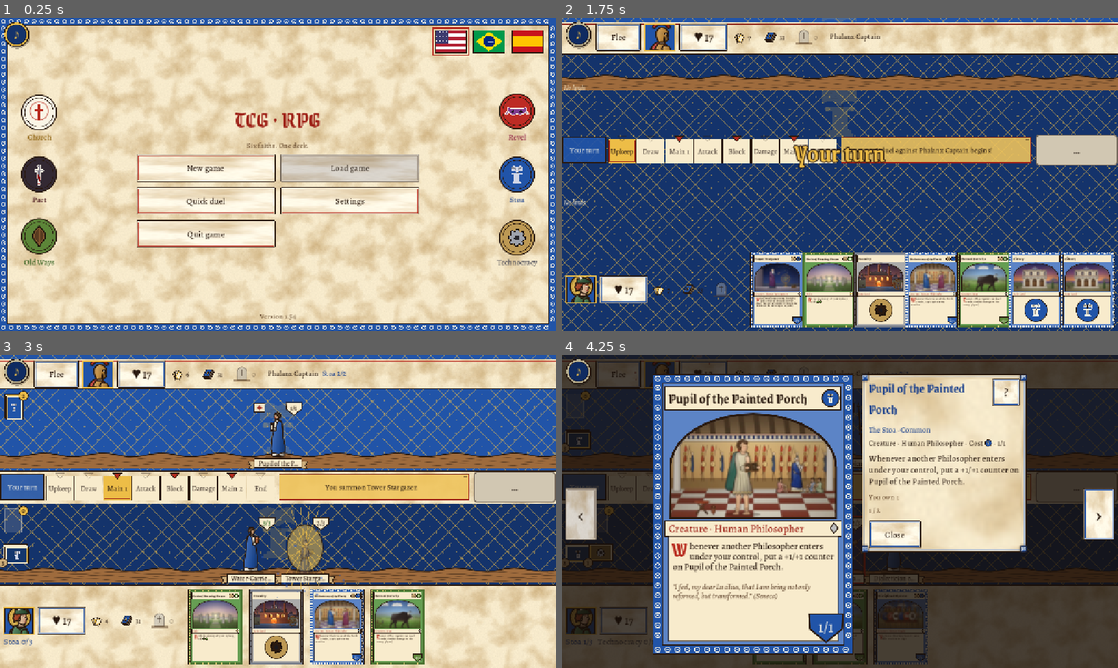
Above: before the commit, frames 1-4 (two rows, left to right).
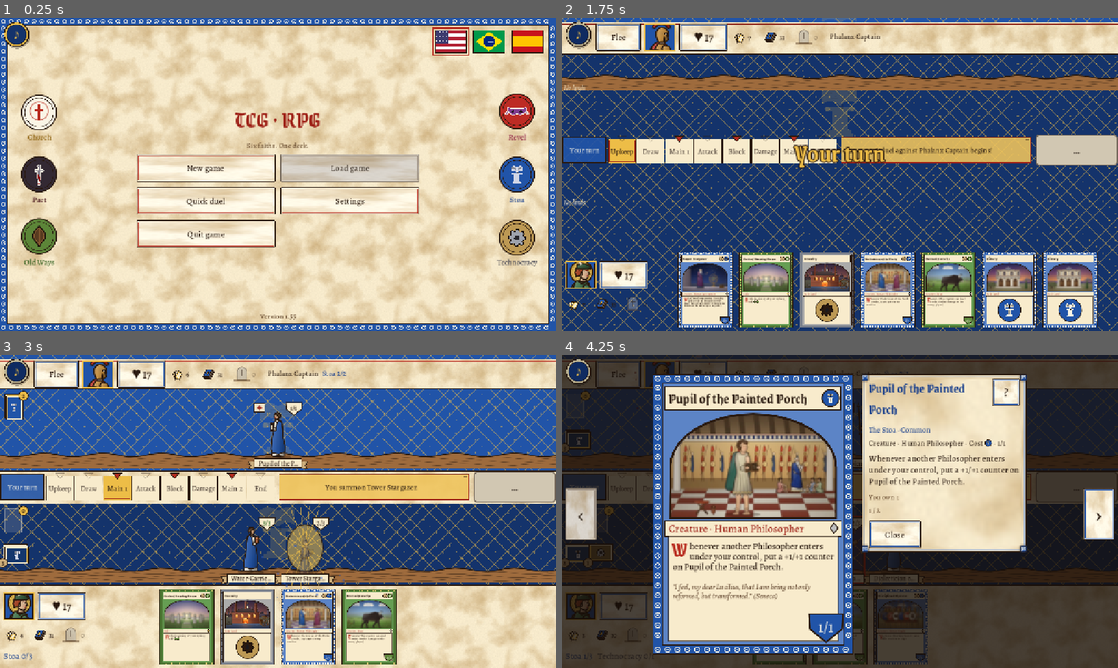
Above: after the commit, the same moments.

Repository: cavaleirobrancopensante/TCG-RPG
Game: Godot game, scene res://tests/smoke_test.tscn
Two runs of this game, one before a commit and one after it. Both use one fixed random seed, a clock stepped at 60 frames per second and the inputs below. This scene is started directly instead of the project's main scene.
Inputs (mouse positions are in pixels of both pictures, inside the frame that each line leads up to):
- Up to frame 1 (0.25 s): no input
- Up to frame 2 (1.75 s): tap Enter at 0.5, 0.6 s; move the mouse to (962, 158) at 0.52 s; hold Right (ui_right) 0.53-1.25 s; click (962, 158) at 0.67 s; tap Space at 0.77 s; drag from (728, 190) to (812, 237) at 1.27 s
- Up to frame 3 (3 s): move the mouse to (278, 511) at 2.02 s; hold Right (ui_right) 2.03-2.75 s; tap M at 2.1 s; click (278, 511) at 2.17 s; drag from (27, 430) to (111, 464) at 2.77 s
- Up to frame 4 (4.25 s): drag from (812, 436) to (867, 511) at 3.52 s

The runs differ from the first frame. In frame 1, less than 0.1% of the frame differs, in the area x 46-54%, y 94-97%; in frame 2, 16%, in the area x 0-100%, y 74-99%; in frame 3, 9.8%; in frame 4, 0.9%.
Error in both runs: Invalid call. Nonexistent function 'find_child' in base 'Nil'. (res://tests/smoke_test.gd:818)

Commit message:
1.55: your pile icons on a row under the portrait (narrower column, more room for the hand)
Co-Authored-By: Claude Opus 5.5 <noreply@anthropic.com>
Claude-Session: https://claude.ai/code/session_01HitH66itUkjde1DxHgtaC5

Diff:
--- a/project.godot
+++ b/project.godot
@@ -12,7 +12,7 @@
 
 config/name="TCG-RPG"
 config/description="A card-battle RPG: MTG-style rules, Yu-Gi-Oh!-style summons, open world."
-config/version="1.54"
+config/version="1.55"
 run/main_scene="res://scenes/main.tscn"
 config/features=PackedStringArray("4.7", "GL Compatibility")
 boot_splash/bg_color=Color(0.93, 0.86, 0.7, 1)
--- a/scripts/battle/battle_scene.gd
+++ b/scripts/battle/battle_scene.gd
@@ -214,12 +214,18 @@
 	player_portrait.pressed.connect(func(): _on_player_target(0))
 	prow.add_child(player_portrait)
 	prow.add_child(player_life)
+	# hand, library and graveyard on their own row under the portrait: the column stays narrow,
+	# leaving the hand room to spread to the left
+	var pile_row := HBoxContainer.new()
+	pile_row.name = "PileRow"
+	pile_row.add_theme_constant_override("separation", 2)
+	col.add_child(pile_row)
 	for k in ["hand", "library"]:
 		var pi0 := _pile_icon(k)
 		pile_icons[0].append(pi0)
-		prow.add_child(pi0)
+		pile_row.add_child(pi0)
 	grave_btns[0] = _grave_button(0)
-	prow.add_child(grave_btns[0])
+	pile_row.add_child(grave_btns[0])
 	player_info = _rich(UIKit.FS_BODY)
 	player_info.autowrap_mode = TextServer.AUTOWRAP_WORD_SMART
 	player_info.size_flags_horizontal = Control.SIZE_EXPAND_FILL
Not shown, changed: README.md
